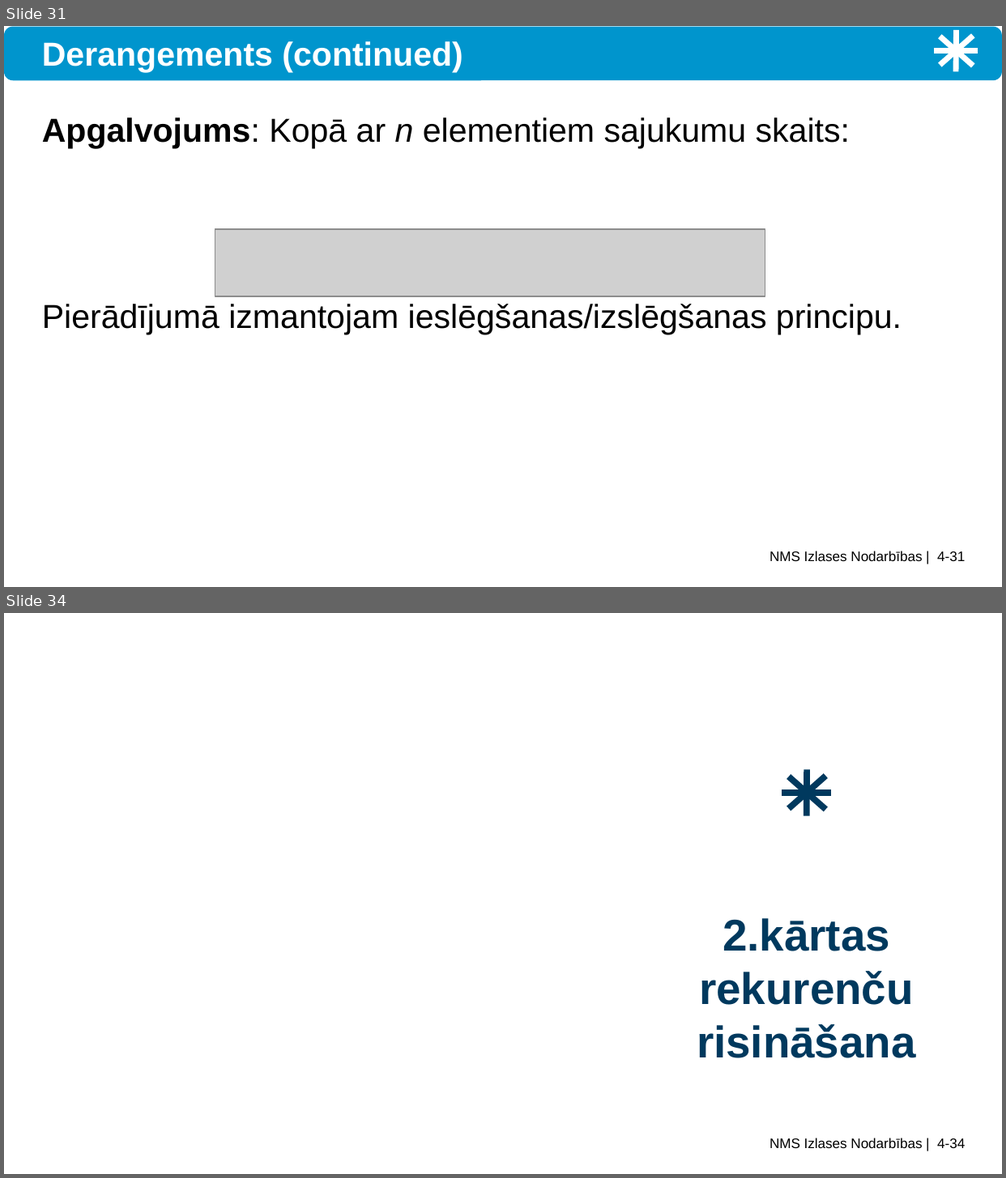
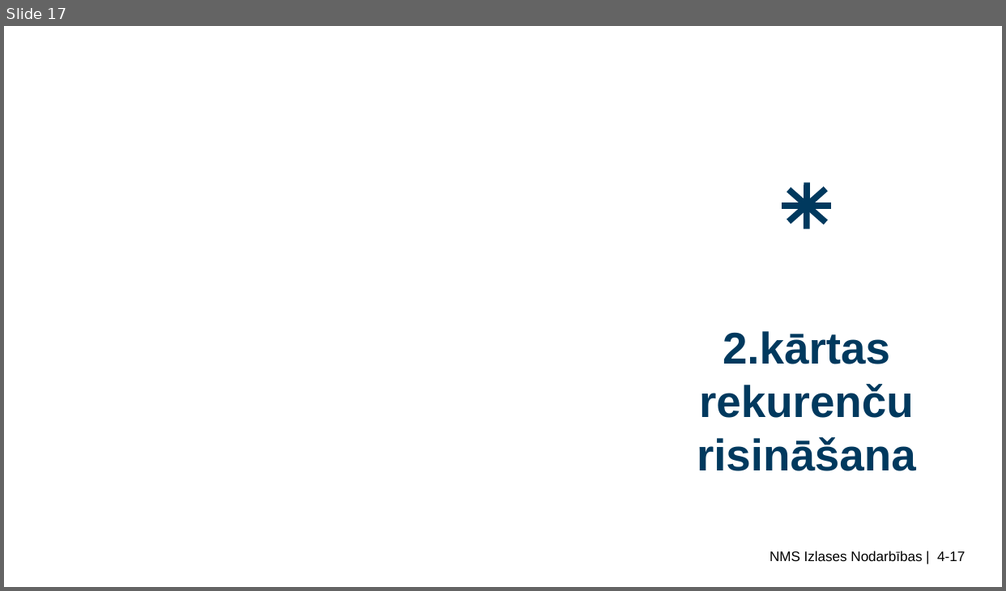
Before and after one commit to kapsitis/math, a slide deck: src/site/numtheory/slides/ntjun04-rational-irational.pptx. Shown one above the other, each under a label of ours: slides 31 and 34 before the commit, slide 17 after it; the slides between them are not shown. The pictures are 1006x1178 and 1006x591 pixels, drawn with LibreOffice and Linux fonts; fonts in the diff are those of the drawing; grey boxes stand for pictures. Boxes give left, top, right and bottom in pixels: in the first picture for what was removed or moved away, otherwise in the second. Text is boxed around its words. In the diff, an @@ line names an element or a change of style, - is before the commit and + after.

```diff
--- a/src/site/numtheory/slides/ntjun04-rational-irational.pptx
+++ b/src/site/numtheory/slides/ntjun04-rational-irational.pptx
@@ slide 31 removed at <box>4,26,1002,587</box>, background #FFFFFF; not listed: 1 template element that a slide beside it also shows @@
@@ rounded rectangle removed at <box>4,26,1002,80</box> @@
@@ title removed at <box>42,41,462,72</box> @@
-Derangements (continued)
@@ group removed at <box>934,30,978,72</box>: 4 lines @@
@@ text removed at <box>42,118,901,335</box> @@
-Apgalvojums: Kopā ar n elementiem sajukumu skaits:
-Pierādījumā izmantojam ieslēgšanas/izslēgšanas principu.
@@ picture removed at <box>215,229,765,297</box> @@
@@ what was slide 34 is now slide 17 @@
@@ text at <box>769,551,965,561</box>: text changed @@
-NMS Izlases Nodarbības | 4-34
+NMS Izlases Nodarbības | 4-17
```
Also in this commit, not shown: 21 slides added, 16 other slides removed, 31 other files.
